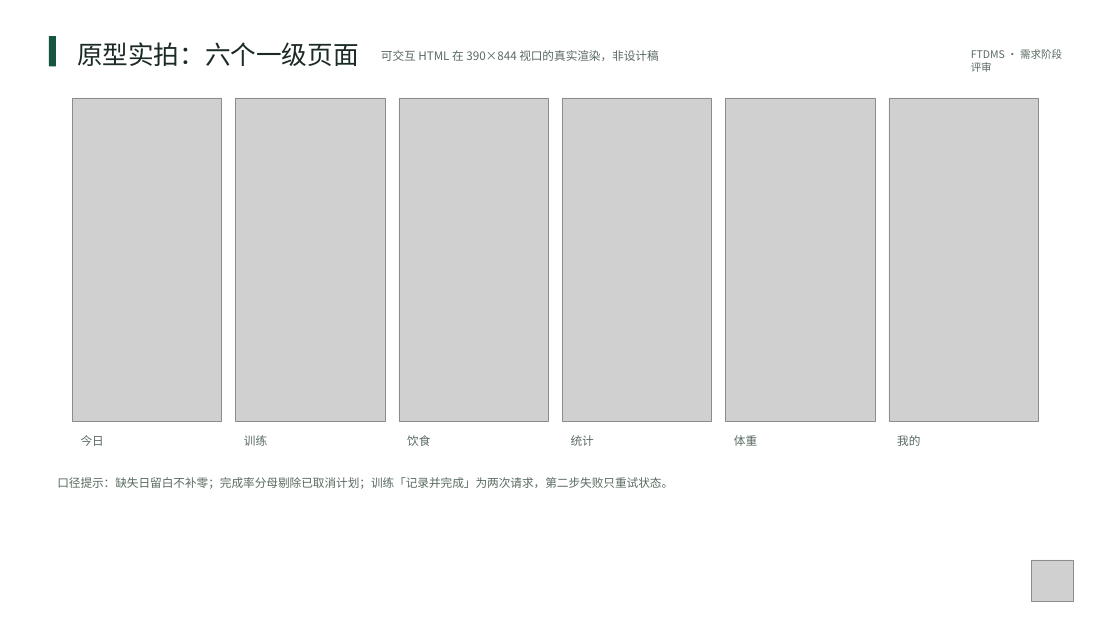
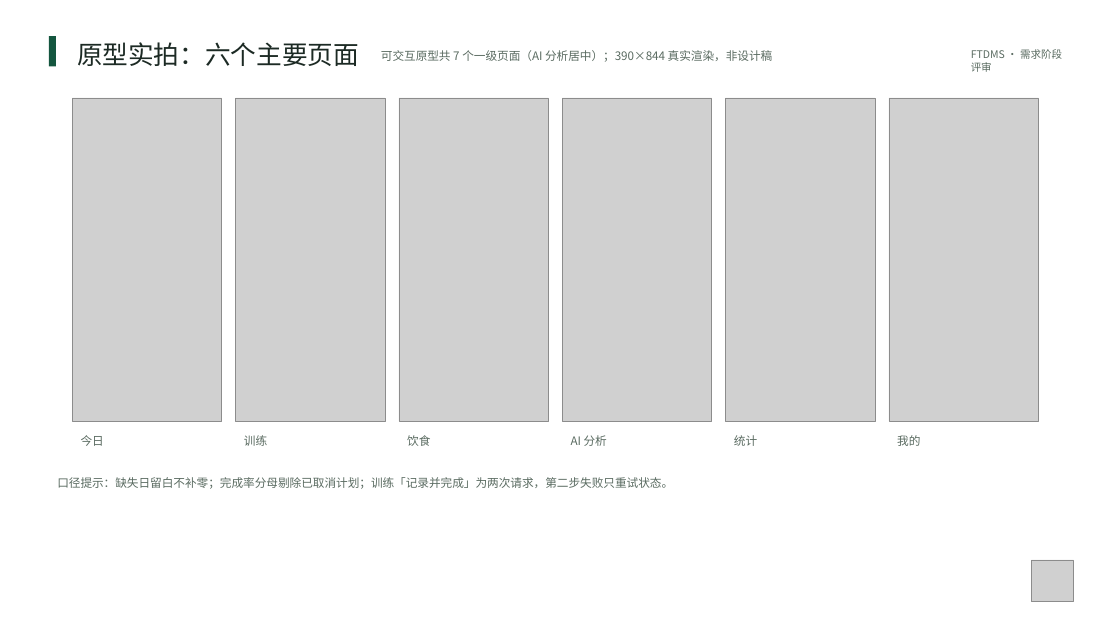
Before and after one commit to dianwanyue/fitness-training-diet, a slide deck: slide 15 of docs/需求分析/健身训练与饮食管理系统_需求阶段评审.pptx. Drawn at 1120x630 pixels with LibreOffice and Linux fonts; fonts in the diff are those of the drawing; grey boxes stand for pictures. Boxes give left, top, right and bottom in pixels: in the first picture for what was removed or moved away, otherwise in the second. Text is boxed around its words. In the diff, an @@ line names an element or a change of style, - is before the commit and + after.

```diff
--- a/docs/需求分析/健身训练与饮食管理系统_需求阶段评审.pptx
+++ b/docs/需求分析/健身训练与饮食管理系统_需求阶段评审.pptx
@@ text at (77,42,359,66): text changed @@
-原型实拍：六个一级页面
+原型实拍：六个主要页面
@@ text at (381,50,773,62): text changed @@
-可交互 HTML 在 390×844 视口的真实渲染，非设计稿
+可交互原型共 7 个一级页面（AI 分析居中）；390×844 真实渲染，非设计稿
@@ text added at (571,435,607,446), 10 pt, text #5A6B61 @@
+AI 分析
@@ text "统计": place and size @@
-text "统计" at (571,435,594,446)
+text "统计" at (734,435,757,446)
@@ text removed at (734,435,757,446) @@
-体重
```
Also in this commit, not shown: 6 other slides changed, 6 other files.
